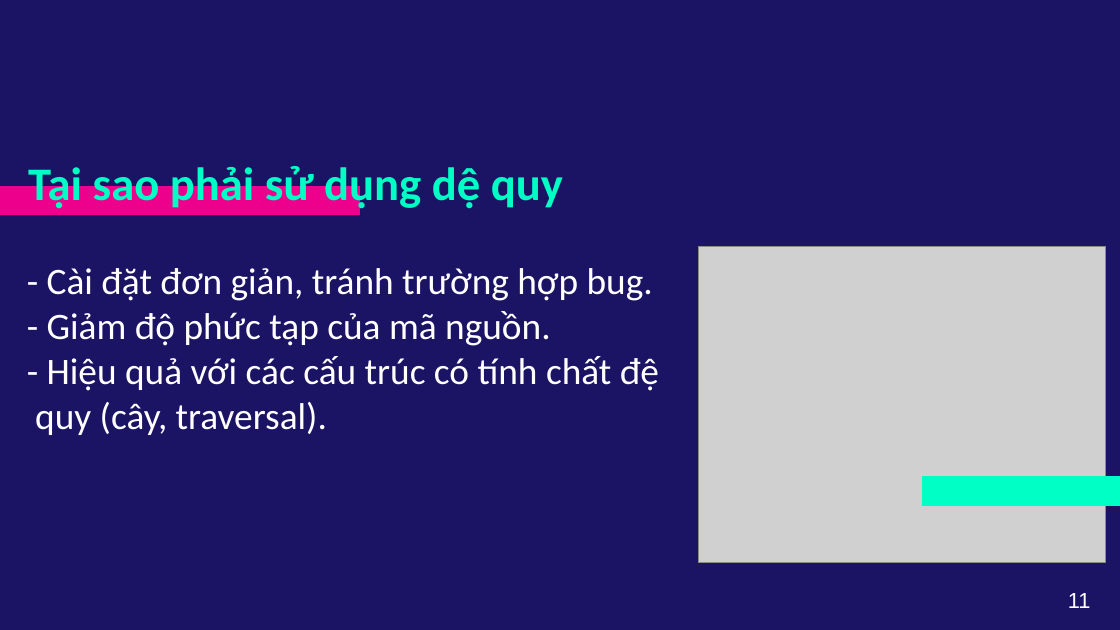
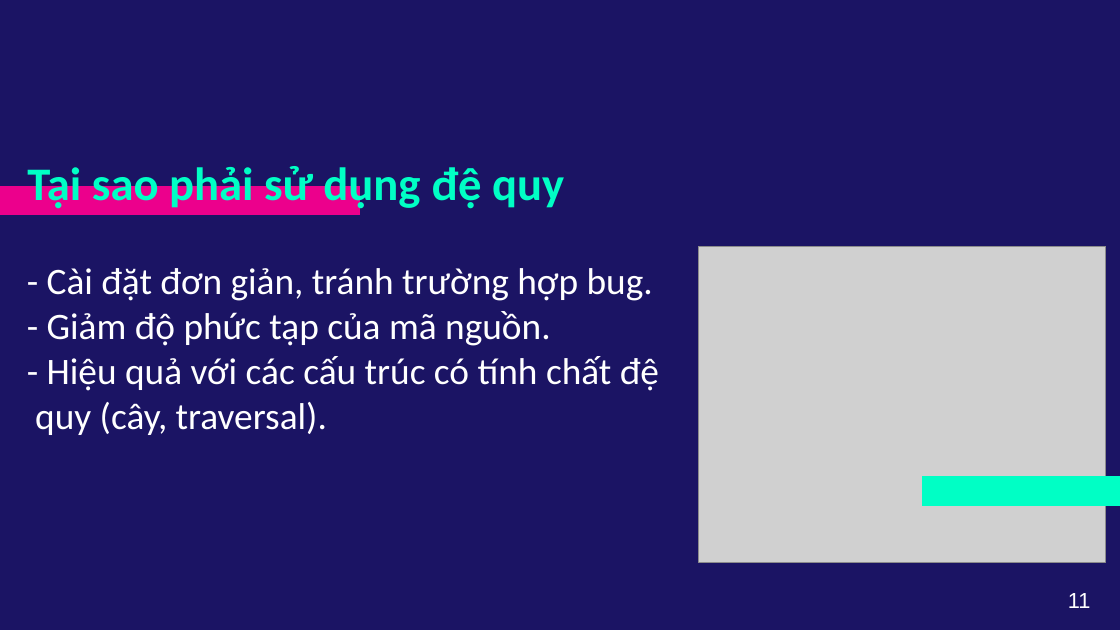
Before and after one commit to bach04py/CS112-group5, a slide deck: slide 11 of Disscuss/AnalyzeComplexityRecursionAlgorithm_Group5.pptx. Drawn at 1120x630 pixels with LibreOffice and Linux fonts; fonts in the diff are those of the drawing; grey boxes stand for pictures. Boxes give left, top, right and bottom in pixels: in the first picture for what was removed or moved away, otherwise in the second. Text is boxed around its words. In the diff, an @@ line names an element or a change of style, - is before the commit and + after.

```diff
--- a/Disscuss/AnalyzeComplexityRecursionAlgorithm_Group5.pptx
+++ b/Disscuss/AnalyzeComplexityRecursionAlgorithm_Group5.pptx
@@ title at box(27, 166, 564, 212): text changed @@
-Tại sao phải sử dụng dệ quy
+Tại sao phải sử dụng đệ quy
```
